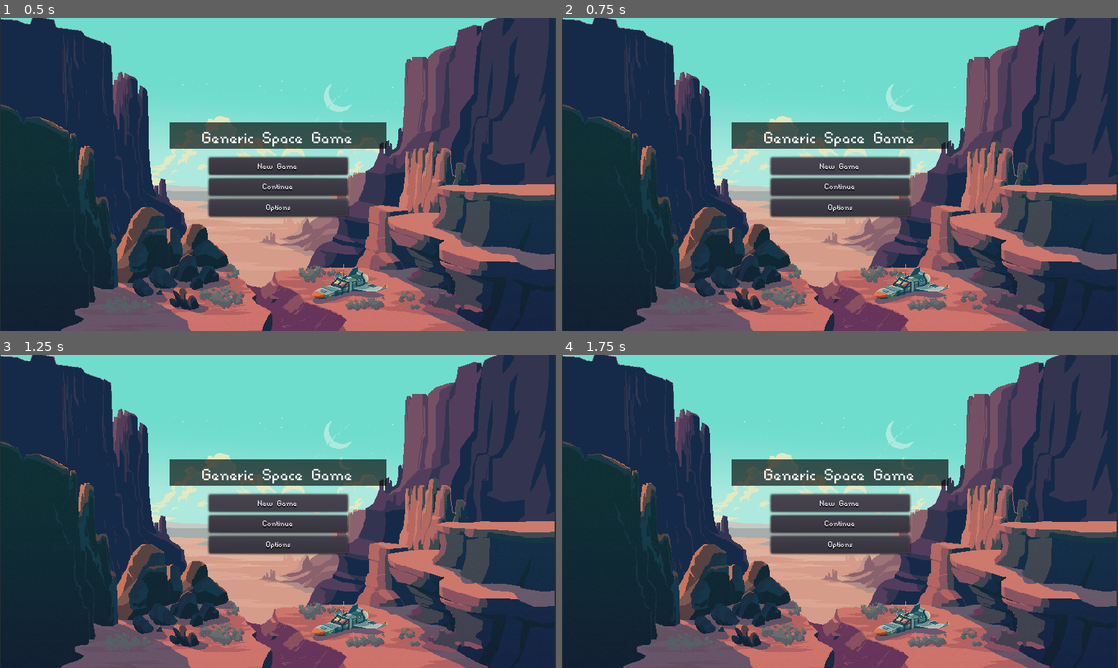
Above: before the commit, frames 1-4 (two rows, left to right).
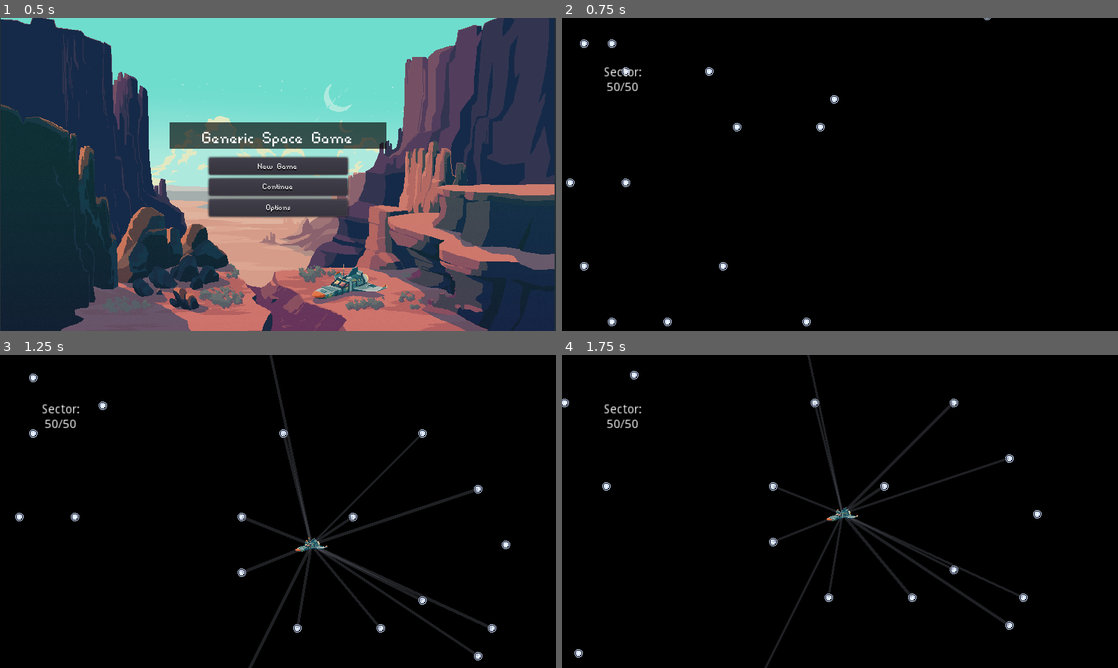
Above: after the commit, the same moments.

Repository: ADBoulding/Space-Game
Game: Godot game, scene res://Scenes/title_screen.tscn
Same seed, same stepped clock (60 frames per second), same inputs: the game is played once before the commit and once after it.
Inputs (mouse positions are in pixels of both pictures, inside the frame that each line leads up to):
- Up to frame 1 (0.5 s): no input
- Up to frame 2 (0.75 s): click "New Game" at 0.5 s
- Up to frame 3 (1.25 s): no input
- Up to frame 4 (1.75 s): click (840, 502) at 1.25 s, where only the run before the commit has a clickable "New Game"

Frame 1 is identical in both runs. In frame 2, 100% of the frame differs, in the area x 0-100%, y 0-100%; in frame 3, 100%; in frame 4, 100%.

Commit message:
Huge Update - Systems load and are persistent

Diff:
--- a/Space-Game/Scenes/Hex-Grid.tscn
+++ b/Space-Game/Scenes/Hex-Grid.tscn
@@ -1,8 +1,6 @@
 [gd_scene load_steps=2 format=2]
 
 [ext_resource path="res://Scenes/Planet_Gen/world_hex.tres" type="TileSet" id=1]
-
-
 
 [node name="Hex-Grid" type="Node2D"]
 
--- a/Space-Game/Scenes/Planet.tscn
+++ b/Space-Game/Scenes/Planet.tscn
@@ -31,7 +31,7 @@
 [sub_resource type="GDScript" id=5]
 script/source = "extends MeshInstance
 
-export var SystemID: int
+export var SystemID: Vector2
 export var ID: int
 export var LocalID: int
 
@@ -58,9 +58,11 @@
 var mat
 
 func _load_planet():
-	if Global.systemContainer[SystemID].planets[LocalID] != null:
+	var _x = str(SystemID.x)
+	var _y = str(SystemID.y)
+	if Global.systemDictionary[_x][_y].planets[LocalID] != null:
 		print(\"everything is Kosher\")
-		planet = Global.systemContainer[SystemID].planets[LocalID]
+		planet = Global.systemDictionary[_x][_y].planets[LocalID]
 
 		colour1 = planet.colour1
 		colour2 = planet.colour2
@@ -101,7 +103,6 @@
 	LocalID = _locID
 	ID = _ID
 
-
 # Called when the node enters the scene tree for the first time.
 func _ready()->void:
 	mat = self.get_surface_material(0)
@@ -120,5 +121,3 @@
 material/0 = SubResource( 4 )
 script = SubResource( 5 )
 colour1 = Color( 0.00392157, 0.0235294, 0.0352941, 1 )
-
-[node name="AnimationPlayer" type="AnimationPlayer" parent="."]
--- a/Space-Game/Scenes/Ship.tscn
+++ b/Space-Game/Scenes/Ship.tscn
@@ -5,7 +5,6 @@
 [ext_resource path="res://assets/backgrounds/ship_base.png" type="Texture" id=3]
 [ext_resource path="res://icon.png" type="Texture" id=4]
 [ext_resource path="res://scripts/Player/Player.gd" type="Script" id=5]
-
 
 [sub_resource type="SpriteFrames" id=1]
 animations = [ {
--- a/Space-Game/Scenes/World_gen_experiment.tscn
+++ b/Space-Game/Scenes/System_Map.tscn
@@ -1,12 +1,12 @@
 [gd_scene load_steps=7 format=2]
 
 [ext_resource path="res://scripts/galaxy/SolarSystem.gd" type="Script" id=1]
-[ext_resource path="res://Scenes/Planet_Gen/4MUGBG.jpg" type="Texture" id=2]
-[ext_resource path="res://Fonts/font.tres" type="DynamicFont" id=3]
+[ext_resource path="res://Fonts/font.tres" type="DynamicFont" id=2]
+[ext_resource path="res://Scenes/Planet_Gen/4MUGBG.jpg" type="Texture" id=3]
 
 [sub_resource type="PanoramaSky" id=1]
 radiance_size = 4
-panorama = ExtResource( 2 )
+panorama = ExtResource( 3 )
 
 [sub_resource type="Environment" id=2]
 background_mode = 2
@@ -32,18 +32,19 @@
 "_edit_use_anchors_": false
 }
 
-[node name="New_System" type="Button" parent="Control"]
+[node name="Galaxy_Map" type="Button" parent="Control"]
 margin_left = 18.2599
 margin_top = 320.018
 margin_right = 110.26
 margin_bottom = 340.018
 action_mode = 0
-text = "New System"
+text = "Galaxy Map"
 __meta__ = {
 "_edit_use_anchors_": false
 }
 
 [node name="Next" type="Button" parent="Control"]
+visible = false
 margin_left = 66.7501
 margin_top = 294.58
 margin_right = 108.75
@@ -54,6 +55,7 @@
 }
 
 [node name="Prev" type="Button" parent="Control"]
+visible = false
 margin_left = 18.2312
 margin_top = 295.246
 margin_right = 58.2312
--- a/Space-Game/Scenes/desert_planet/desert_planet.tscn
+++ b/Space-Game/Scenes/desert_planet/desert_planet.tscn
@@ -169,11 +169,13 @@
 texture = ExtResource( 2 )
 
 [node name="Sprite" type="Sprite" parent="."]
-position = Vector2( 441, 251 )
+visible = false
+position = Vector2( 704, 448 )
+scale = Vector2( 0.01, 0.01 )
 texture = ExtResource( 10 )
 
 [node name="Ship" parent="." instance=ExtResource( 9 )]
-position = Vector2( 440, 240 )
+position = Vector2( 440, -272 )
 script = ExtResource( 11 )
 
 [node name="AnimationPlayer" type="AnimationPlayer" parent="Ship"]
@@ -181,6 +183,7 @@
 anims/Landing = SubResource( 1 )
 
 [node name="Player" parent="." instance=ExtResource( 8 )]
+visible = false
 position = Vector2( 448, 264 )
 scale = Vector2( 0.3, 0.3 )
 [connection signal="animation_finished" from="Ship/AnimationPlayer" to="Ship" method="_on_AnimationPlayer_animation_finished" binds= [ false ]]
--- /dev/null
+++ b/Space-Game/Scenes/galaxy_map/GalaxyCam.gd
@@ -0,0 +1,55 @@
+extends Camera2D
+
+export var speed = 20.0
+var limits
+
+# Called when the node enters the scene tree for the first time.
+func _ready():
+	pass
+
+func _process(delta):
+	var input_vector = Vector2.ZERO
+	input_vector.x = Input.get_action_strength("ui_right") - Input.get_action_strength("ui_left")
+	input_vector.y = Input.get_action_strength("ui_down") - Input.get_action_strength("ui_up")
+	var vecs = Vector2(lerp(position.x, position.x + int(input_vector.x) * speed, speed * delta),lerp(position.y, position.y + int(input_vector.y) * speed, speed * delta))
+	if input_vector != Vector2.ZERO:
+		if checkLimits(vecs, limits):
+			position = vecs
+		else:
+			position = correctVector(vecs, limits)
+
+func checkLimits(vector, rect):
+	if vector.x <= rect.end.x and vector.x >= rect.position.x:
+		if vector.y <= rect.end.y and vector.y >= rect.position.y:
+			return true
+	return false
+
+func correctVector(vector:Vector2, rect):
+	var _nVec = vector
+	if vector.x < rect.position.x:
+		_nVec.x = rect.position.x
+	elif vector.x > rect.end.x:
+		_nVec.x = rect.end.x
+
+	if vector.y < rect.position.y:
+		_nVec.y = rect.position.y
+	elif vector.y > rect.end.y:
+		_nVec.y = rect.end.y
+	return _nVec
+
+func _set_limits():
+	limit_left = 0
+	limit_right = 0
+	limit_bottom = 0
+	limit_top = 0
+
+	var tilemap = get_parent().get_node("TileMap")
+	if tilemap is TileMap:
+		var limit = tilemap.get_used_rect()
+		print(limit)
+		position.x = limit.end.x * tilemap.cell_size.x / 2
+		position.y = limit.end.y * tilemap.cell_size.y / 2
+		limit_right = max(limit.end.x * tilemap.cell_size.x, limit_right)
+		limit_bottom = max(limit.end.y * tilemap.cell_size.y, limit_bottom)
+	limits = Rect2(Vector2(limit_left + Global.windowSize.x/2, limit_top + Global.windowSize.y/2),Vector2(limit_right - Global.windowSize.x, limit_bottom - Global.windowSize.y))
+	print(Vector2(limit_left,limit_top),Vector2(limit_right,limit_bottom))
--- /dev/null
+++ b/Space-Game/Scenes/galaxy_map/Galaxy_Map.gd
@@ -0,0 +1,153 @@
+extends Node
+
+onready var line_2d : Line2D = $Line2D
+onready var ship : Sprite = $Ship
+onready var tile : TileMap = $TileMap
+onready var cam : Camera2D = $Camera2D
+onready var travelB : Button = $CanvasLayer/Control/Travel
+onready var systemB : Button = $CanvasLayer/Control/System
+onready var sLabel : Label = $CanvasLayer/Label
+
+var isInSystem := false
+var coordinates_curr : Vector2
+var coordinates_dest : Vector2
+
+var path : PoolVector2Array
+var goal : Vector2
+export var speed := 250
+export (int, 1, 10) var searchRadius
+var limit
+var shipLocation
+var potentialStars = []
+
+var lNodes = []
+
+# Called when the node enters the scene tree for the first time.
+func _ready():
+	randomize()
+	travelB.connect("button_down", self, "_travelSystem")
+	systemB.connect("button_down", self, "_openSystemMap")
+	searchRadius = 7
+	var shipPos
+	if Global.coordContainer.size() == 0:
+		Global.init_system()
+		shipPos = Vector2(-1,-1)
+	else:
+		coordinates_curr = Global.currentSystem
+		coordinates_dest = coordinates_curr
+		shipPos = _centerCoords(tile.map_to_world(coordinates_curr))
+		travelB.show()
+		systemB.show()
+
+	init_galaxy(shipPos)
+
+func init_galaxy(_dest := Vector2(-1,-1)):
+	tile.make_map()
+	cam._set_limits()
+	limit = tile.get_used_rect()
+	_move_and_set_ship(_dest)
+
+func _move_and_set_ship(destination := Vector2(-1,-1)):
+	if line_2d.visible:
+		line_2d.hide()
+	_changeSystem()
+	_set_ship_loc(destination)
+	_searchCells()
+	_drawCells()
+	_update_label()
+
+func _changeSystem():
+	for x in get_children():
+		if "line_" in x.name:
+			x.queue_free()
+	lNodes.clear()
+
+func _set_ship_loc(dest := Vector2(-1,-1)):
+	if dest.x == -1 and dest.y == -1:
+		var destMap = limit.end / 2
+		var destWorld = _centerCoords(tile.map_to_world(destMap))
+		ship.set_global_position(destWorld)
+	else:
+		ship.set_global_position(dest)
+	coordinates_curr = tile.world_to_map(ship.position)
+	cam.position = cam.correctVector(ship.position, cam.limits)
+
+func _searchCells():
+	var cMap = tile.current_map_size
+	potentialStars = []
+	var xRange = [max(0, coordinates_curr.x - searchRadius), min(cMap.x, coordinates_curr.x + searchRadius)]
+	var yRange = [max(0, coordinates_curr.y - searchRadius), min(cMap.y, coordinates_curr.y + searchRadius)]
+	for i in range(xRange[0],xRange[1]):
+		for j in range(yRange[0],yRange[1]):
+			if tile.get_cell(i,j) == tile.TILES.Star:
+				potentialStars.append(Vector2(i,j))
+	print(potentialStars)
+
+func _drawCells():
+	print(lNodes)
+	for star in potentialStars:
+		var toScreen = tile.map_to_world(star)
+		toScreen.x += 16
+		toScreen.y += 16
+		var line = load("res://Scenes/galaxy_map/potentialLine.tscn").instance()
+		var pName = "line_" + str(star.x) + str(star.y)
+		line.name = pName
+		line.points = PoolVector2Array([toScreen, ship.position])
+		line.show()
+		add_child(line, true)
+		lNodes.append(get_node(pName))
+	print(lNodes)
+
+func _update_label():
+	sLabel.text = str("Sector:\n",coordinates_curr.x,"/",coordinates_curr.y)
+
+func _highlightStar(_tile: Vector2):
+	var _nTile = tile.map_to_world(_tile)
+	_nTile = _centerCoords(_nTile)
+	line_2d.points = PoolVector2Array([_nTile, ship.position])
+	line_2d.show()
+
+func _centerCoords(vec: Vector2):
+	var vecAdj = vec
+	vecAdj.x += (tile.cell_size.x / 2)
+	vecAdj.y += (tile.cell_size.y / 2)
+	return vecAdj
+
+func _travelSystem():
+	if coordinates_curr != coordinates_dest:
+		var tVec = tile.map_to_world(coordinates_dest)
+		tVec = _centerCoords(tVec)
+		_move_and_set_ship(tVec)
+		systemB.show()
+
+func _openSystemMap():
+	if coordinates_curr in Global.coordContainer:
+		print("Let's a go!!")
+		if Global.currentSystem != coordinates_curr:
+			Global.currentSystem = coordinates_curr
+		var target_scene = load("res://Scenes/System_Map.tscn")
+		var err = get_tree().change_scene_to(target_scene)
+
+func _unhandled_input(event: InputEvent):
+	if not event is InputEventMouseButton:
+		return
+	if event.button_index != BUTTON_LEFT or not event.pressed:
+		return
+	print("mouse Click!")
+	var viewPos = tile.world_to_map(event.position - Vector2(320,180) + cam.position)
+	var cellType = tile.get_cellv(viewPos)
+
+	if cellType == tile.TILES.Star:
+		if 	viewPos in potentialStars:
+			print("SHOULD BE VIS")
+			coordinates_dest = viewPos
+			if coordinates_curr != coordinates_dest:
+				travelB.visible = true
+
+func _process(delta: float) -> void:
+	var rawMouse = get_viewport().get_mouse_position()
+	var mousePos = tile.world_to_map(rawMouse - Vector2(320,180) + cam.position)
+	var mouseTile = tile.get_cellv(mousePos)
+	if mouseTile == tile.TILES.Star:
+		if mousePos in potentialStars:
+			_highlightStar(mousePos)
--- /dev/null
+++ b/Space-Game/Scenes/galaxy_map/Galaxy_Map.tscn
@@ -0,0 +1,122 @@
+[gd_scene load_steps=9 format=2]
+
+[ext_resource path="res://Scenes/galaxy_map/space_Tile.png" type="Texture" id=1]
+[ext_resource path="res://Scenes/galaxy_map/randomStars.gd" type="Script" id=2]
+[ext_resource path="res://Scenes/galaxy_map/GalaxyCam.gd" type="Script" id=3]
+[ext_resource path="res://assets/ship/1_0000_Ship.png" type="Texture" id=4]
+[ext_resource path="res://Scenes/galaxy_map/Galaxy_Map.gd" type="Script" id=5]
+
+[sub_resource type="NavigationPolygon" id=2]
+vertices = PoolVector2Array( 32.7294, 32.77, -1.23777, 32.77, -1.23777, -0.99437, 32.7294, -0.99437 )
+polygons = [ PoolIntArray( 0, 1, 2, 3 ) ]
+
+[sub_resource type="NavigationPolygon" id=3]
+vertices = PoolVector2Array( -0.798035, 32.7102, 32.7711, 32.7102, 32.7711, -0.547298, -0.798035, -0.547298 )
+polygons = [ PoolIntArray( 0, 1, 2, 3 ) ]
+
+[sub_resource type="TileSet" id=1]
+0/name = "Space"
+0/texture = ExtResource( 1 )
+0/tex_offset = Vector2( 0, 0 )
+0/modulate = Color( 1, 1, 1, 1 )
+0/region = Rect2( 0, 0, 32, 32 )
+0/tile_mode = 0
+0/occluder_offset = Vector2( 0, 0 )
+0/navigation_offset = Vector2( 0, 0 )
+0/navigation = SubResource( 2 )
+0/shape_offset = Vector2( 0, 0 )
+0/shape_transform = Transform2D( 1, 0, 0, 1, 0, 0 )
+0/shape_one_way = false
+0/shape_one_way_margin = 0.0
+0/shapes = [  ]
+0/z_index = 0
+1/name = "Star"
+1/texture = ExtResource( 1 )
+1/tex_offset = Vector2( 0, 0 )
+1/modulate = Color( 1, 1, 1, 1 )
+1/region = Rect2( 32, 0, 32, 32 )
+1/tile_mode = 0
+1/occluder_offset = Vector2( 0, 0 )
+1/navigation_offset = Vector2( 0, 0 )
+1/navigation = SubResource( 3 )
+1/shape_offset = Vector2( 0, 0 )
+1/shape_transform = Transform2D( 1, 0, 0, 1, 0, 0 )
+1/shape_one_way = false
+1/shape_one_way_margin = 0.0
+1/shapes = [  ]
+1/z_index = 0
+
+[node name="Node" type="Node"]
+script = ExtResource( 5 )
+searchRadius = 5
+
+[node name="TileMap" type="TileMap" parent="."]
+tile_set = SubResource( 1 )
+cell_size = Vector2( 32, 32 )
+cell_quadrant_size = 32
+cell_half_offset = 0
+cell_y_sort = true
+format = 1
+script = ExtResource( 2 )
+
+[node name="Line2D" type="Line2D" parent="."]
+width = 2.0
+default_color = Color( 1, 1, 1, 1 )
+
+[node name="Ship" type="Sprite" parent="."]
+scale = Vector2( 0.3, 0.3 )
+z_index = 2
+texture = ExtResource( 4 )
+
+[node name="Camera2D" type="Camera2D" parent="."]
+current = true
+limit_left = 0
+limit_top = 0
+smoothing_enabled = true
+script = ExtResource( 3 )
+
+[node name="CanvasLayer" type="CanvasLayer" parent="."]
+
+[node name="Control" type="Control" parent="CanvasLayer"]
+anchor_right = 0.208
+anchor_bottom = 0.136
+margin_right = -0.119995
+margin_bottom = 0.0399971
+__meta__ = {
+"_edit_use_anchors_": false
+}
+
+[node name="Travel" type="Button" parent="CanvasLayer/Control"]
+visible = false
+margin_left = 6.09644
+margin_top = 5.96603
+margin_right = 132.096
+margin_bottom = 25.966
+text = "Travel"
+__meta__ = {
+"_edit_use_anchors_": false
+}
+
+[node name="System" type="Button" parent="CanvasLayer/Control"]
+visible = false
+margin_left = 6.0
+margin_top = 28.0
+margin_right = 132.0
+margin_bottom = 48.0
+text = "System Map"
+__meta__ = {
+"_edit_use_anchors_": false
+}
+
+[node name="Label" type="Label" parent="CanvasLayer"]
+margin_left = 43.438
+margin_top = 56.384
+margin_right = 97.438
+margin_bottom = 87.384
+text = "Sector:
+0/0"
+align = 1
+valign = 1
+__meta__ = {
+"_edit_use_anchors_": false
+}
--- /dev/null
+++ b/Space-Game/Scenes/galaxy_map/Shipmove.gd
@@ -0,0 +1,35 @@
+extends Sprite
+
+var speed : = 400.0
+var path : = PoolVector2Array() setget set_path
+
+
+# Called when the node enters the scene tree for the first time.
+func _ready() -> void:
+	set_process(false)
+
+func _process(delta: float) -> void:
+	var move_distance : = speed * delta
+	move_along_path(move_distance)
+	pass
+
+func move_along_path(distance : float) -> void:
+	var start_point : = position
+	for i in range(path.size()):
+		var distance_to_next : = start_point.distance_to(path[0])
+		if distance <= distance_to_next and distance >= 0.0:
+			position = start_point.linear_interpolate(path[0], distance / distance_to_next)
+			break
+		elif distance < 0.0:
+			position = path[0]
+			set_process(false)
+			break
+		distance -= distance_to_next
+		start_point = path[0]
+		path.remove(0)
+
+func set_path(value : PoolVector2Array) -> void:
+	path = value
+	if value.size() == 0:
+		return
+	set_process(true)
--- /dev/null
+++ b/Space-Game/Scenes/galaxy_map/potentialLine.tscn
@@ -0,0 +1,5 @@
+[gd_scene format=2]
+
+[node name="potentials" type="Line2D"]
+width = 3.0
+default_color = Color( 0.392157, 0.403922, 0.454902, 0.317647 )
--- /dev/null
+++ b/Space-Game/Scenes/galaxy_map/randomStars.gd
@@ -0,0 +1,17 @@
+extends TileMap
+
+enum TILES {Space, Star}
+
+var current_map_size
+var map
+
+var ship
+
+func make_map():
+	current_map_size = Vector2(Global.mapSize,Global.mapSize)
+	map = Global.systemMapArray
+	print ("map is : " + str(current_map_size.x) + "x" + str(current_map_size.y))
+	for x in range(0, current_map_size.x):
+		for y in range(0, current_map_size.y):
+			set_cell(x,y, map[x][y])
+	update_dirty_quadrants()
--- a/Space-Game/Scenes/title_screen.tscn
+++ b/Space-Game/Scenes/title_screen.tscn
@@ -13,15 +13,19 @@
 [ext_resource path="res://assets/ship/1_0004_Mountain_Mid.png" type="Texture" id=11]
 [ext_resource path="res://assets/ship/1_0000_Ship.png" type="Texture" id=12]
 [ext_resource path="res://assets/ship/1_0001_Shadow.png" type="Texture" id=13]
+[ext_resource path="res://scripts/core/title_screen.gd" type="Script" id=14]
+[ext_resource path="res://Scenes/galaxy_map/Galaxy_Map.tscn" type="PackedScene" id=15]
 
 [node name="TitleScreen" type="Control"]
 anchor_right = 1.0
 anchor_bottom = 1.0
+script = ExtResource( 14 )
 __meta__ = {
 "_edit_horizontal_guides_": [ 120.076 ],
 "_edit_use_anchors_": false,
 "_edit_vertical_guides_": [ 218.194 ]
 }
+target_scene = ExtResource( 15 )
 
 [node name="1_0008_Sky" type="Sprite" parent="."]
 position = Vector2( 319.627, 192.917 )
@@ -32,7 +36,6 @@
 }
 
 [node name="1_0006_Desert" type="Sprite" parent="1_0008_Sky"]
-scale = Vector2( 1, 1 )
 texture = ExtResource( 8 )
 
 [node name="1_0007_Clouds" type="Sprite" parent="1_0008_Sky"]
@@ -57,7 +60,6 @@
 [node name="1_0001_Shadow" type="Sprite" parent="1_0008_Sky/1_0000_Ship"]
 show_behind_parent = true
 position = Vector2( -1.54327, 11.9858 )
-scale = Vector2( 1, 1 )
 texture = ExtResource( 13 )
 
 [node name="ColorRect" type="ColorRect" parent="."]
--- a/Space-Game/scripts/core/Global.gd
+++ b/Space-Game/scripts/core/Global.gd
@@ -1,8 +1,8 @@
 extends Node
 
 var rng = RandomNumberGenerator.new()
-var planetNum = 0
-var systemNum = 0
+
+onready var windowSize = Vector2(ProjectSettings.get_setting("display/window/size/width"),ProjectSettings.get_setting("display/window/size/height"))
 
 enum PLANETTYPE {
 	earthLike,
@@ -41,34 +41,78 @@
 }
 
 var systemContainer = []
+var coordContainer = []
+var systemDictionary = {}
+var systemMapArray = []
+var discoveredSystems = []
+
+var currentSystem : Vector2
+
+var planetNum = 0
+var systemNum = 0
+
+var mapSize = 101
+var starChance = 7.0
 
 func randomizeRNG():
 	rng.randomize()
 
-func addSystem(_num :=1):
-	for n in range(_num):
-		var currentSystem = Global.systemNum
-		var system = SolarSystem.new(currentSystem, -1)
-		systemContainer.append(system)
-		Global.systemNum = systemContainer.size()
+func addSystemID(_ID : Vector2):
+	var system = SolarSystem.new(_ID, -1)
+	var x = str(_ID.x)
+	var y = str(_ID.y)
+	if systemDictionary.has(x) :
+		systemDictionary[x][y] = system
+	else:
+		systemDictionary[x] = {}
+		systemDictionary[x][y] = system
 
 func init_system():
-	addSystem(1)
+	planetNum = 0
+	systemNum = 0
+	systemContainer.clear()
+	coordContainer.clear()
+	systemDictionary.clear()
+	systemMapArray.clear()
+	buildMapArray()
+	for coord in coordContainer:
+		addSystemID(coord)
+	systemNum = coordContainer.size()
 	print("planets: " + str(planetNum))
 	print("systems: " + str(systemNum))
 
 func _ready():
-	init_system()
+	pass
 
 func resetSystem():
 	systemContainer.clear()
 	print("CLEARING SYSTEM")
-	addSystem(1)
+
+func buildMapArray():
+	coordContainer.clear()
+	randomizeRNG()
+	var matrix = []
+	for x in range(0,mapSize):
+		matrix.append([])
+		matrix[x] = []
+		for y in range(0,mapSize):
+			matrix[x].append([])
+			if 0 in [x,y] or mapSize in [x,y]:
+				matrix[x][y] = 0
+			else:
+				var num = rng.randf_range(0.0, 100.0)
+				if num > starChance:
+					matrix[x][y] = 0
+				else:
+					matrix[x][y] = 1
+					var keyVec = Vector2(x,y)
+					coordContainer.append(keyVec)
+	systemMapArray = matrix
 
 ### CLASSES ###
 class SolarSystem:
 	# Store planets and size
-	var id
+	var id : Vector2
 	var planets = []
 	var planetNum: int
 	var size setget ,size_get
@@ -109,15 +153,12 @@
 
 		var p = Planet.new(planetNum,_localID,radius,_c,_cT,nSeed,octaves,period,persistence,lacunarity)
 		planets.append(p)
-		print("generated a [" + planetType + "] world")
+		#print("generated a [" + planetType + "] world")
 		Global.planetNum += 1
 
-	func _init(_id := -1, _planetNum := -1):
+	func _init(_id : Vector2, _planetNum := -1):
 		Global.randomizeRNG()
-		if _id == -1:
-			id = Global.systemNum
-		else:
-			id = _id
+		id = _id
 
 		if _planetNum == -1:
 			planetNum = Global.rng.randi_range(1,8)
--- /dev/null
+++ b/Space-Game/scripts/core/title_screen.gd
@@ -0,0 +1,13 @@
+extends Control
+
+onready var newGame : Button = $Menu/Buttons/NewGameButton
+export(PackedScene) var target_scene
+
+# Called when the node enters the scene tree for the first time.
+func _ready():
+	newGame.connect("button_down", self, "_newGame")
+
+func _newGame():
+	print("GOING TO NEW GAME")
+	#Global.init_system()
+	var err = get_tree().change_scene_to(target_scene)
--- a/Space-Game/scripts/galaxy/SolarSystem.gd
+++ b/Space-Game/scripts/galaxy/SolarSystem.gd
@@ -1,38 +1,29 @@
 extends Spatial
 
-export var SystemID: int
+export var SystemID : Vector2
 var system: Global.SolarSystem
 
-var newGbutton : Button
-var prevButton : Button
-var nextButton : Button
-var label : Label
+onready var galaxyB : Button = $Control/Galaxy_Map
+onready var prevButton : Button = $Control/Prev
+onready var nextButton : Button = $Control/Next
+onready var label : Label = $Control/Label
 
 var pNodes
 
 # Called when the node enters the scene tree for the first time.
 func _ready():
-	newGbutton = $Control/New_System
-	prevButton = $Control/Prev
-	nextButton = $Control/Next
-	label = $Control/Label
-	newGbutton.connect("pressed", self, "newSystem")
-	prevButton.connect("pressed", self, "prevSystem")
-	nextButton.connect("pressed", self, "nextSystem")
-	if Global.systemContainer.size() == 0:
-		Global.init_system()
-		SystemID = 0
+	galaxyB.connect("pressed", self, "_returnToGalaxy")
+#	prevButton.connect("pressed", self, "prevSystem")
+#	nextButton.connect("pressed", self, "nextSystem")
+	SystemID = Global.currentSystem
 	genPlanets()
 
-
-func _init(_SystemID := 0):
-	SystemID = _SystemID
+func genPlanets():
+	var _x = str(SystemID.x)
+	var _y = str(SystemID.y)
+	system = Global.systemDictionary[_x][_y]
+	updateScene()
 	pNodes = []
-
-func genPlanets():
-	system = Global.systemContainer[SystemID]
-	updateScene()
-	pNodes.clear()
 	for _p in system.planets:
 		var planet = load("res://Scenes/Planet.tscn").instance()
 		planet.translation.x = _p.locID * 5 + 15
@@ -46,28 +37,10 @@
 		pNodes.append(get_node(pName))
 	print("NODELENGTH : " + str(pNodes.size()))
 
-func newSystem():
-	Global.addSystem(1)
-	SystemID = Global.systemNum - 1
-	changeSystem()
-
-func prevSystem():
-	if !(SystemID - 1 < 0):
-		SystemID -= 1
-		changeSystem()
-	print(str(SystemID) + "/" + str(Global.systemNum - 1))
-
-func nextSystem():
-	if !(SystemID +1 > Global.systemNum - 1):
-		SystemID += 1
-		changeSystem()
-	print(str(SystemID) + "/" + str(Global.systemNum - 1))
-
-func changeSystem():
-	if (pNodes):
-		for planet in pNodes:
-			planet.queue_free()
-	genPlanets()
+func _returnToGalaxy():
+	var target_scene = load("res://Scenes/galaxy_map/Galaxy_Map.tscn")
+	var err = get_tree().change_scene_to(target_scene)
+	pass
 
 func updateScene():
-	label.text = "System : " + str(SystemID + 1) + "/" + str(Global.systemNum)
+	label.text = "System : " + str(SystemID.x) + "/" + str(SystemID.y)
Not shown: 1 places in Space-Game/Scenes/System_Map.tscn that only renumber resources
Binary file added: Space-Game/Scenes/galaxy_map/RandomLevelGenTileset.png
Not shown, added: Space-Game/Scenes/galaxy_map/RandomLevelGenTileset.png.import
Binary file added: Space-Game/Scenes/galaxy_map/space_Tile.png
Not shown, added: Space-Game/Scenes/galaxy_map/space_Tile.png.import
Not shown: 1 places in Space-Game/Scenes/title_screen.tscn that only renumber resources
